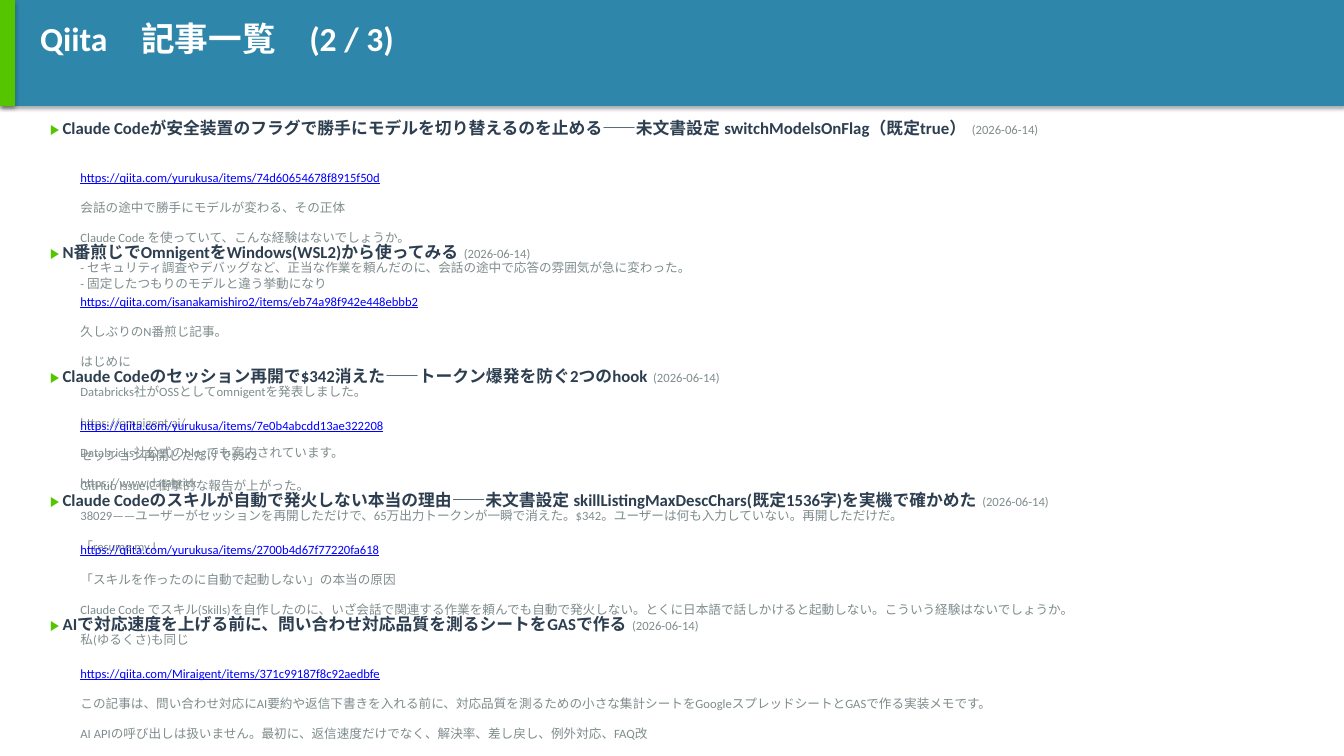
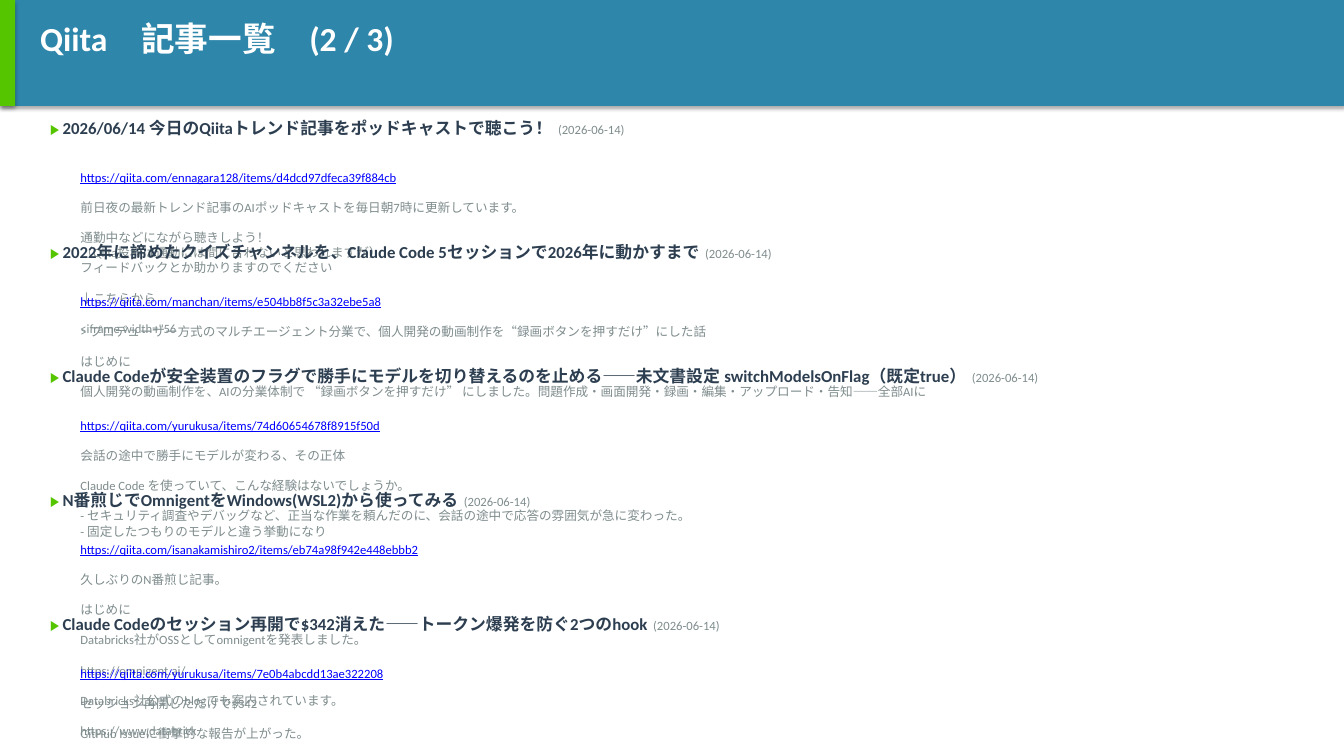
Before and after one commit to h-shoji-jws/ai-news-collector, a slide deck: slide 9 of data/2026-06-14.pptx (slide 8 before the commit). Drawn at 1344x756 pixels with LibreOffice and Linux fonts; fonts in the diff are those of the drawing. Boxes give left, top, right and bottom in pixels: in the first picture for what was removed or moved away, otherwise in the second. Text is boxed around its words. In the diff, an @@ line names an element or a change of style, - is before the commit and + after.

```diff
--- a/data/2026-06-14.pptx
+++ b/data/2026-06-14.pptx
@@ text at (63,119,624,136): text changed @@
-▶ Claude Codeが安全装置のフラグで勝手にモデルを切り替えるのを止める——未文書設定 switchModelsOnFlag（既定true） (2026-06-14)
+▶ 2026/06/14 今日のQiitaトレンド記事をポッドキャストで聴こう！ (2026-06-14)
@@ text at (80,173,396,184): text changed @@
-https://qiita.com/yurukusa/items/74d60654678f8915f50d
+https://qiita.com/ennagara128/items/d4dcd97dfeca39f884cb
@@ text at (80,201,524,337): text changed @@
-会話の途中で勝手にモデルが変わる、その正体
-Claude Code を使っていて、こんな経験はないでしょうか。
-- セキュリティ調査やデバッグなど、正当な作業を頼んだのに、会話の途中で応答の雰囲気が急に変わった。
-- 固定したつもりのモデルと違う挙動になり
+前日夜の最新トレンド記事のAIポッドキャストを毎日朝7時に更新しています。
+通勤中などにながら聴きしよう！
+（Qiita投稿は通勤には間に合わないと思われますが）
+フィードバックとか助かりますのでください
+↓こちらから
+<iframe width="56
@@ text at (399,245,771,260): text changed @@
-▶ N番煎じでOmnigentをWindows(WSL2)から使ってみる (2026-06-14)
+▶ 2022年に諦めたクイズチャンネルを、Claude Code 5セッションで2026年に動かすまで (2026-06-14)
@@ text at (80,295,381,308): text changed @@
-https://qiita.com/isanakamishiro2/items/eb74a98f942e448ebbb2
+https://qiita.com/manchan/items/e504bb8f5c3a32ebe5a8
@@ text at (80,324,926,397): text changed @@
-久しぶりのN番煎じ記事。
-はじめに
-Databricks社がOSSとしてomnigentを発表しました。
-https://omnigent.ai/
-Databricks社公式のblogでも案内されています。
-https://www.databrick
+> プロデューサー方式のマルチエージェント分業で、個人開発の動画制作を“録画ボタンを押すだけ”にした話
+はじめに
+個人開発の動画制作を、AIの分業体制で “録画ボタンを押すだけ” にしました。問題作成・画面開発・録画・編集・アップロード・告知——全部AIに
@@ text at (63,369,1038,387): text changed @@
-▶ Claude Codeのセッション再開で$342消えた——トークン爆発を防ぐ2つのhook (2026-06-14)
+▶ Claude Codeが安全装置のフラグで勝手にモデルを切り替えるのを止める——未文書設定 switchModelsOnFlag（既定true） (2026-06-14)
@@ text at (80,421,379,432): text changed @@
-https://qiita.com/yurukusa/items/7e0b4abcdd13ae322208
+https://qiita.com/yurukusa/items/74d60654678f8915f50d
@@ text at (80,449,690,537): text changed @@
-セッション再開しただけで$342
-GitHub Issueに衝撃的な報告が上がった。
-38029——ユーザーがセッションを再開しただけで、65万出力トークンが一瞬で消えた。$342。ユーザーは何も入力していない。再開しただけだ。
-「resume my l
+会話の途中で勝手にモデルが変わる、その正体
+Claude Code を使っていて、こんな経験はないでしょうか。
+- セキュリティ調査やデバッグなど、正当な作業を頼んだのに、会話の途中で応答の雰囲気が急に変わった。
+- 固定したつもりのモデルと違う挙動になり
@@ text at (63,493,530,511): text changed @@
-▶ Claude Codeのスキルが自動で発火しない本当の理由——未文書設定 skillListingMaxDescChars(既定1536字)を実機で確かめた (2026-06-14)
+▶ N番煎じでOmnigentをWindows(WSL2)から使ってみる (2026-06-14)
@@ text at (80,545,418,556): text changed @@
-https://qiita.com/yurukusa/items/2700b4d67f77220fa618
+https://qiita.com/isanakamishiro2/items/eb74a98f942e448ebbb2
@@ text at (80,573,366,739): text changed @@
-「スキルを作ったのに自動で起動しない」の本当の原因
-Claude Code でスキル(Skills)を自作したのに、いざ会話で関連する作業を頼んでも自動で発火しない。とくに日本語で話しかけると起動しない。こういう経験はないでしょうか。
-私(ゆるくさ)も同じ
+久しぶりのN番煎じ記事。
+はじめに
+Databricks社がOSSとしてomnigentを発表しました。
+https://omnigent.ai/
+Databricks社公式のblogでも案内されています。
+https://www.databrick
@@ text at (63,617,719,635): text changed @@
-▶ AIで対応速度を上げる前に、問い合わせ対応品質を測るシートをGASで作る (2026-06-14)
+▶ Claude Codeのセッション再開で$342消えた——トークン爆発を防ぐ2つのhook (2026-06-14)
@@ text at (80,667,383,680): text changed @@
-https://qiita.com/Miraigent/items/371c99187f8c92aedbfe
+https://qiita.com/yurukusa/items/7e0b4abcdd13ae322208
@@ text at (80,695,309,739): text changed @@
-この記事は、問い合わせ対応にAI要約や返信下書きを入れる前に、対応品質を測るための小さな集計シートをGoogleスプレッドシートとGASで作る実装メモです。
-AI APIの呼び出しは扱いません。最初に、返信速度だけでなく、解決率、差し戻し、例外対応、FAQ改
+セッション再開しただけで$342
+GitHub Issueに衝撃的な報告が上がった。
+38029——ユーザーがセッションを再開しただけで、65万出力トークンが一瞬で消えた。$342。ユーザーは何も入力していない。再開しただけだ。
+「resume my l
```
Also in this commit, not shown: 8 other slides changed, 1 slide added, 1 other file.
